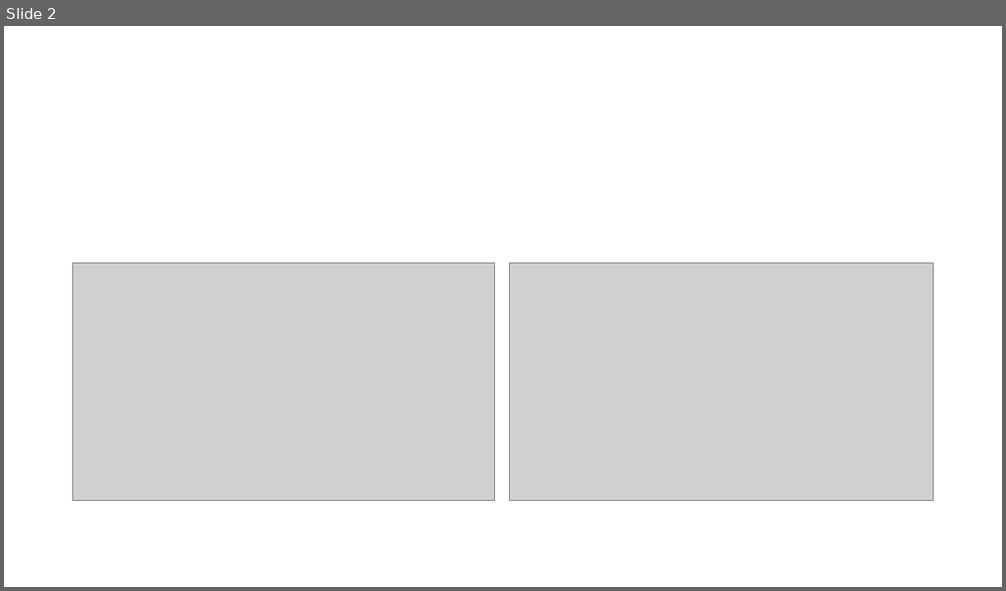
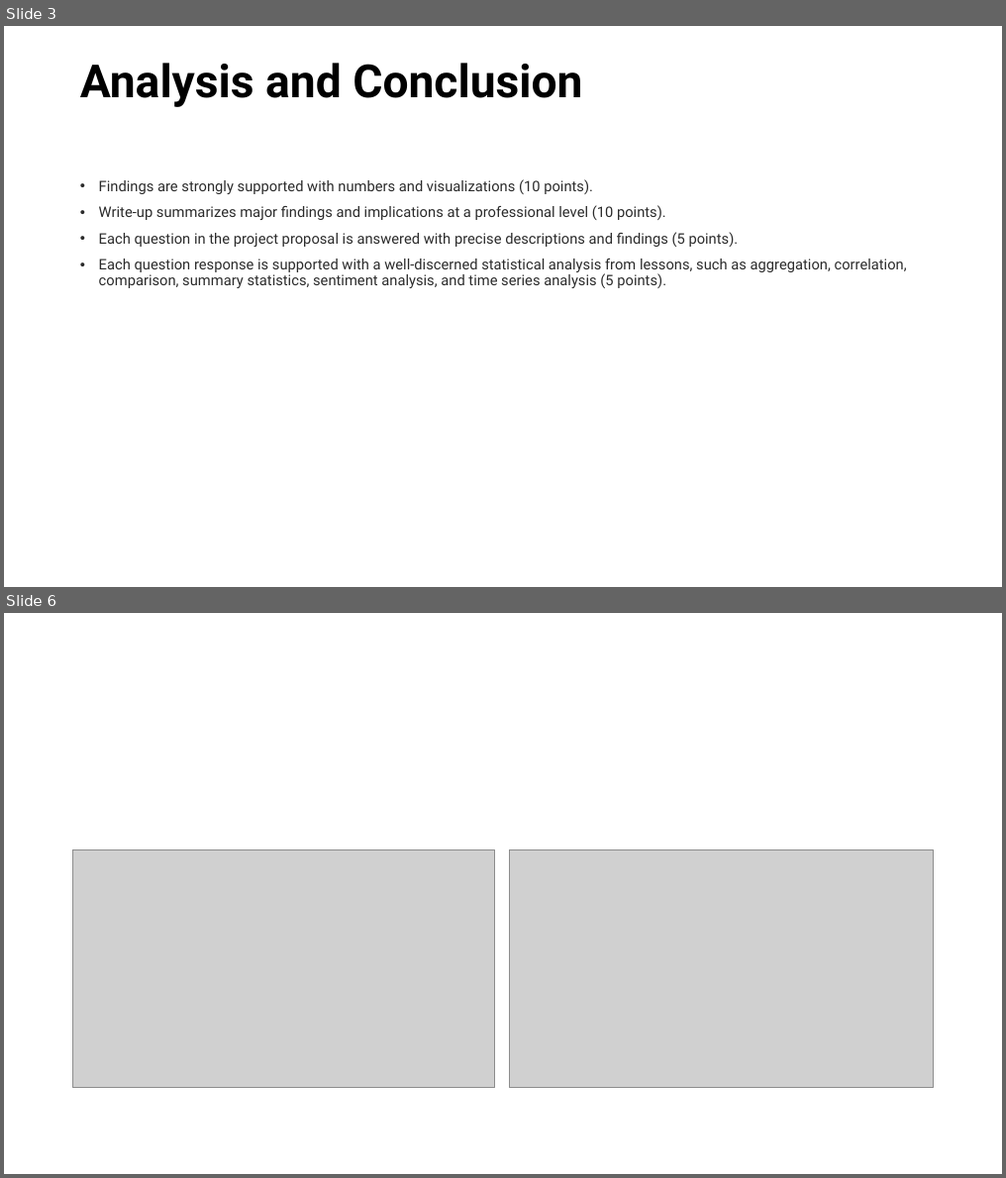
Before and after one commit to Corey-Holton/Project1, a slide deck: Working files/Group Project.pptx. Shown one above the other, each under a label of ours: slide 2 before the commit, slides 3 and 6 after it; the slides between them are not shown. The pictures are 1006x591 and 1006x1178 pixels, drawn with LibreOffice and Linux fonts; fonts in the diff are those of the drawing; grey boxes stand for pictures. Boxes give left, top, right and bottom in pixels: in the first picture for what was removed or moved away, otherwise in the second. Text is boxed around its words. In the diff, an @@ line names an element or a change of style, - is before the commit and + after.

```diff
--- a/Working files/Group Project.pptx
+++ b/Working files/Group Project.pptx
@@ slide 3 added at (x1=4, y1=26, x2=1002, y2=587), background #FFFFFF @@
@@ title added at (x1=80, y1=63, x2=582, y2=107), 44 pt, text #000000, bold @@
+Analysis and Conclusion
@@ text added at (x1=99, y1=179, x2=907, y2=288), 14 pt, text #2B2B2B @@
+• Findings are strongly supported with numbers and visualizations (10 points).
+• Write-up summarizes major findings and implications at a professional level (10 points).
+• Each question in the project proposal is answered with precise descriptions and findings (5 points).
+• Each question response is supported with a well-discerned statistical analysis from lessons, such as aggregation, correlation, comparison, summary statistics, sentiment analysis, and time series analysis (5 points).
@@ what was slide 2 is now slide 6 @@
```
Also in this commit, not shown: 4 other slides added, 1 slide removed.
